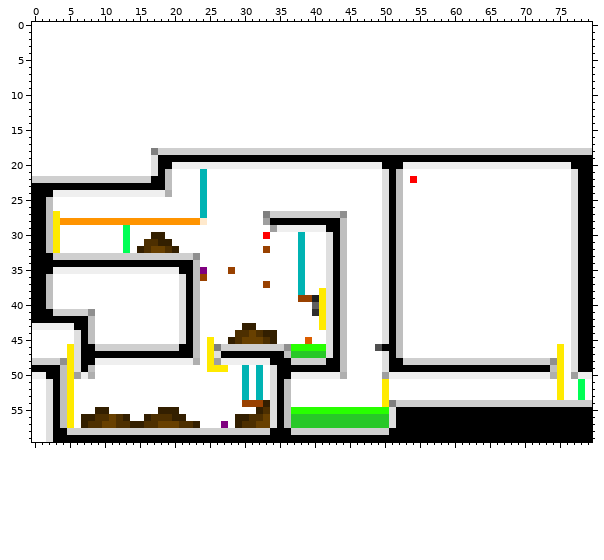
Edited in one commit: sprite sheet (source/level_data/layouts/level8/layer2.png). The picture above is the old version.
The file is 80x60 pixels.
The result:
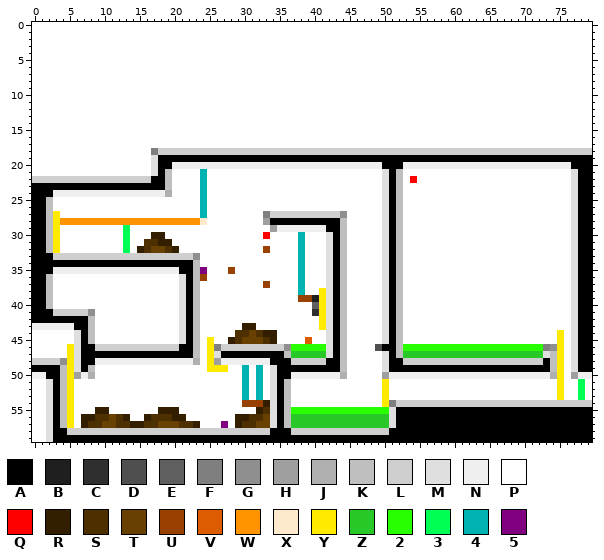
Palette (. is transparent): A #000000  B #1f1f1f  C #2f2f2f  D #4f4f4f  E #5f5f5f  F #7f7f7f  G #8f8f8f  H #9f9f9f  J #afafaf  K #bfbfbf  L #cfcfcf  M #dfdfdf  N #efefef  P #ffffff  Q #ff0000  R #331f00  S #4d2f00  T #684000  U #994100  V #db5d00  W #ff9400  X #ffe9cc  Y #ffea00  Z #28c828  2 #28ff00  3 #00ff55  4 #00b3b3  5 #800080
Changes in this commit:
The author changed colour P to colour 2 in row 46 at x 53 to 72.
The author changed colour L to colour A in row 48 at x 73.
The author changed colour P to colour F in row 46 at x 73.
The author changed colour P to colour G in row 46 at x 74.
The author changed colour G to colour K in row 48 at x 74.
The author changed colour P to colour K in row 47 at x 74.
The author changed colour P to colour M in row 47 at x 73.
The author changed colour P to colour Y in rows 44 to 45 at x 75.
The author changed colour P to colour Z in row 47 at x 53 to 72.
